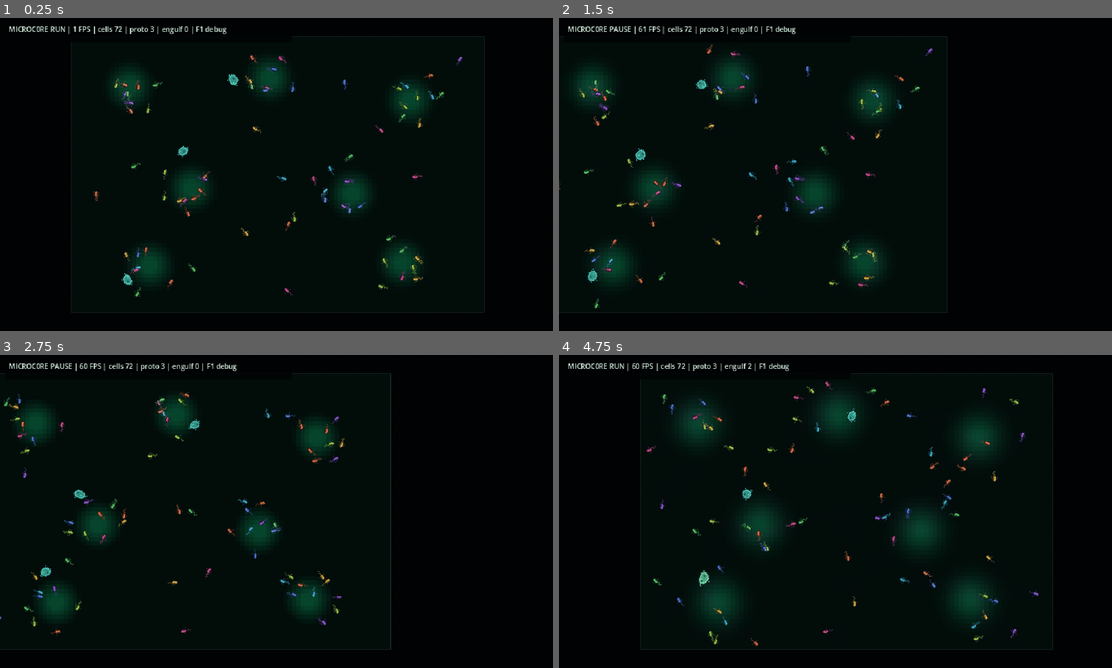
Above: before the commit, frames 1-4 (two rows, left to right).
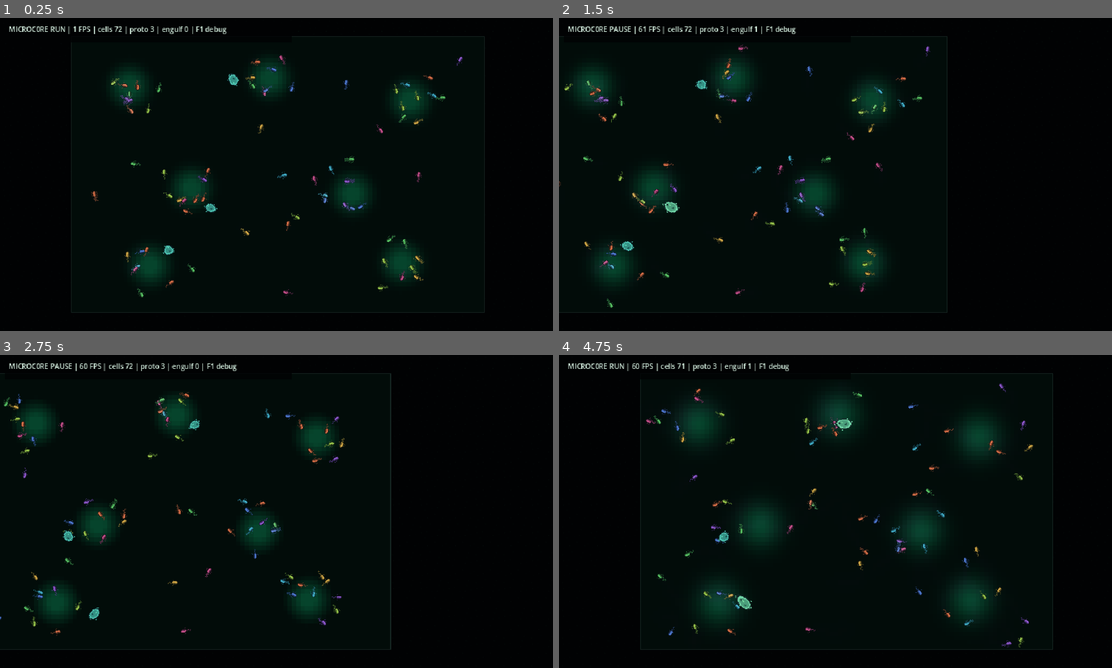
Above: after the commit, the same moments.

Repository: Rzbck/MicroC0re
Game: Godot game, scene res://src/app/main.tscn
Same seed, same stepped clock (60 frames per second), same inputs: the game is played once before the commit and once after it.
Inputs (mouse positions are in pixels of both pictures, inside the frame that each line leads up to):
- Up to frame 1 (0.25 s): no input
- Up to frame 2 (1.5 s): tap Enter at 0.5 s; move the mouse to (957, 158) at 0.52 s; hold D 0.53-1.25 s; tap F at 0.6 s; click (957, 158) at 0.67 s; tap Space at 0.77 s; drag from (724, 190) to (807, 237) at 1.27 s
- Up to frame 3 (2.75 s): move the mouse to (331, 442) at 2.02 s; hold D from 2.03 s (still down); tap N at 2.1 s
- Up to frame 4 (4.75 s): release D at 2.75 s; drag from (807, 574) to (669, 464) at 2.77 s; move the mouse to (1001, 558) at 3.52 s; hold A 3.53-4.25 s; tap 2 at 3.6 s; tap Space at 3.77 s; drag from (669, 464) to (752, 433) at 4.27 s

The runs differ from the first frame. In frame 1, 1.6% of the frame differs, in the area x 16-84%, y 11-90%; in frame 2, 2.2%; in frame 3, 0.2%; in frame 4, 2.5%, in the area x 15-87%, y 2-94%.

Commit message:
sim: add ciliate guild and CPU-safe population ceilings

Diff:
--- a/src/simulation/petri_simulation.gd
+++ b/src/simulation/petri_simulation.gd
@@ -4,6 +4,7 @@
 const ScalarFieldScript = preload("res://src/simulation/scalar_field.gd")
 const BacteriumScript = preload("res://src/simulation/bacterium.gd")
 const ProtozoanScript = preload("res://src/simulation/protozoan.gd")
+const CiliateScript = preload("res://src/simulation/ciliate.gd")
 
 const FIELD_WIDTH := 96
 const FIELD_HEIGHT := 64
@@ -15,7 +16,11 @@
 const GRID_WIDTH := 64
 const GRID_HEIGHT := 43
 const GRID_CELL_COUNT := GRID_WIDTH * GRID_HEIGHT
-const SAFETY_POPULATION_LIMIT := 1200
+# CPU-reference safety ceilings. These are performance guards, not biology.
+# Raise them only after GPU-resident agent mechanics is validated.
+const SAFETY_POPULATION_LIMIT := 480
+const PROTOZOAN_SAFETY_LIMIT := 18
+const CILIATE_SAFETY_LIMIT := 16
 
 var world_size := Vector2(
 	FIELD_WIDTH * FIELD_CELL_SIZE,
@@ -29,6 +34,7 @@
 var waste: Variant
 var bacteria: Array = []
 var protozoa: Array = []
+var ciliates: Array = []
 var _population_buffer: Array = []
 var nutrient_sources: Array[Vector2] = []
 
@@ -103,7 +109,18 @@
 var protozoan_perception: float = 28.0
 var protozoan_engulf_distance: float = 4.2
 var protozoan_engulf_duration: float = 1.35
-var protozoan_maintenance: float = 0.018
+var protozoan_maintenance: float = 0.030
+var protozoan_reproduction_energy: float = 13.5
+
+# Fast ciliate-like grazer: a second predator guild that sweeps dense prey
+# patches. Fewer, faster predators help regulate bacterial blooms without
+# requiring hundreds of expensive predator agents.
+var ciliate_speed: float = 10.5
+var ciliate_perception: float = 34.0
+var ciliate_feed_distance: float = 3.4
+var ciliate_feed_duration: float = 0.62
+var ciliate_maintenance: float = 0.040
+var ciliate_reproduction_energy: float = 11.5
 
 
 func _init(seed_value: int = 1) -> void:
@@ -119,6 +136,7 @@
 func seed_demo(count: int = 36) -> void:
 	bacteria.clear()
 	protozoa.clear()
+	ciliates.clear()
 	_population_buffer.clear()
 	simulation_time = 0.0
 	_chemistry_accumulator = 0.0
@@ -187,8 +205,40 @@
 			rng.randf_range(-PI, PI),
 			rng.randf_range(0.0, TAU)
 		)
+		proto.configure_founder(rng)
 		proto.lineage_hue = wrapf(0.48 + float(proto_index) * 0.055, 0.0, 1.0)
 		protozoa.append(proto)
+
+	# Faster ciliate-like grazers patrol dense bacterial patches and create a
+	# second top-down pressure with a different movement/feeding strategy.
+	for ciliate_index in range(2):
+		var ciliate_margin: float = 12.0
+		var ciliate_source: Vector2 = nutrient_sources[
+			(ciliate_index * 3 + 2) % nutrient_sources.size()
+		]
+		var ciliate_position: Vector2 = (
+			ciliate_source
+			+ Vector2.RIGHT.rotated(rng.randf_range(-PI, PI))
+			* rng.randf_range(8.0, 16.0)
+		)
+		ciliate_position.x = clampf(
+			ciliate_position.x,
+			ciliate_margin,
+			world_size.x - ciliate_margin
+		)
+		ciliate_position.y = clampf(
+			ciliate_position.y,
+			ciliate_margin,
+			world_size.y - ciliate_margin
+		)
+		var ciliate: Variant = CiliateScript.new(
+			_allocate_id(),
+			ciliate_position,
+			rng.randf_range(-PI, PI),
+			rng.randf_range(0.0, TAU)
+		)
+		ciliate.configure_founder(rng)
+		ciliates.append(ciliate)
 
 	_resolve_all_contacts()
 
